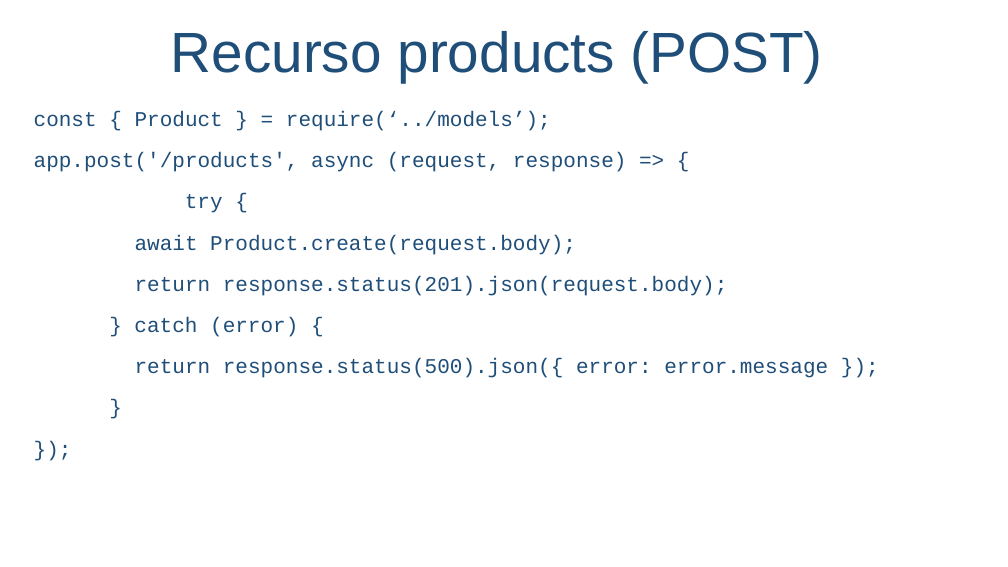
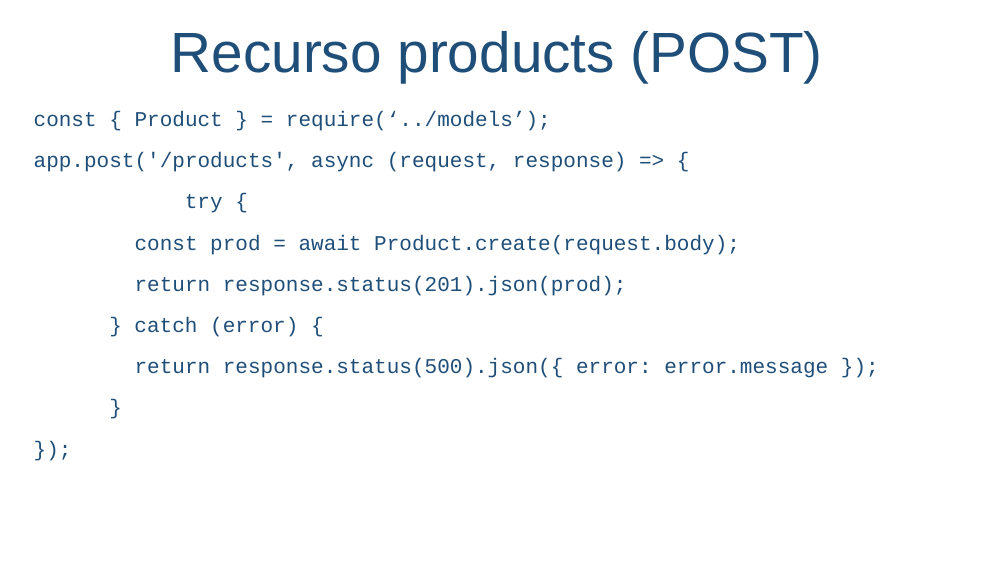
Before and after one commit to salmo-jr/public-slides, a slide deck: slide 47 of node-js.pptx. Drawn at 1008x567 pixels with LibreOffice and Linux fonts; fonts in the diff are those of the drawing; background and template pictures are left out. Boxes give left, top, right and bottom in pixels: in the first picture for what was removed or moved away, otherwise in the second. Text is boxed around its words. In the diff, an @@ line names an element or a change of style, - is before the commit and + after.

Commit message:
new slides

```diff
--- a/node-js.pptx
+++ b/node-js.pptx
@@ text at [135, 235, 740, 296]: text changed @@
-await Product.create(request.body);
-return response.status(201).json(request.body);
+const prod = await Product.create(request.body);
+return response.status(201).json(prod);
```
Also in this commit, not shown: 1 other slide changed, 5 slides added.
